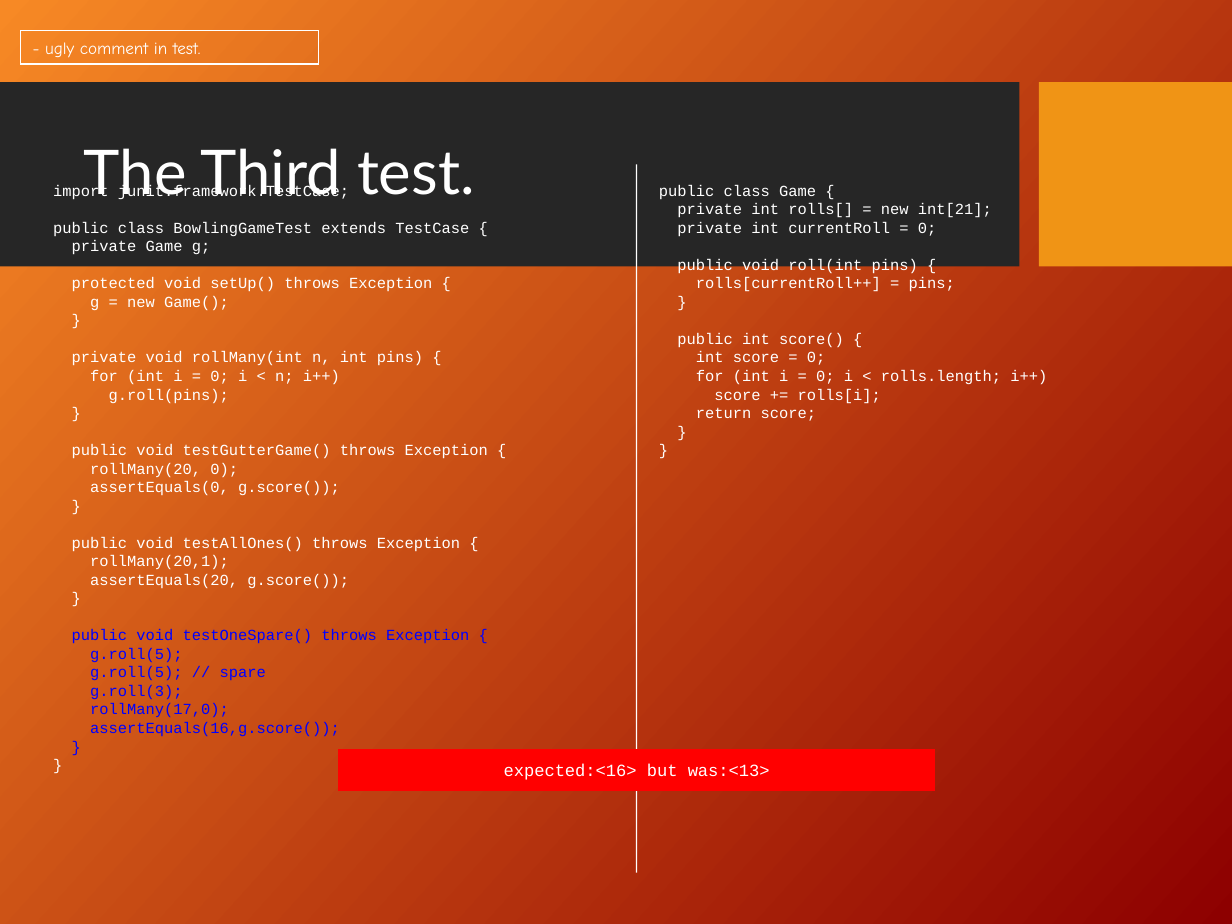
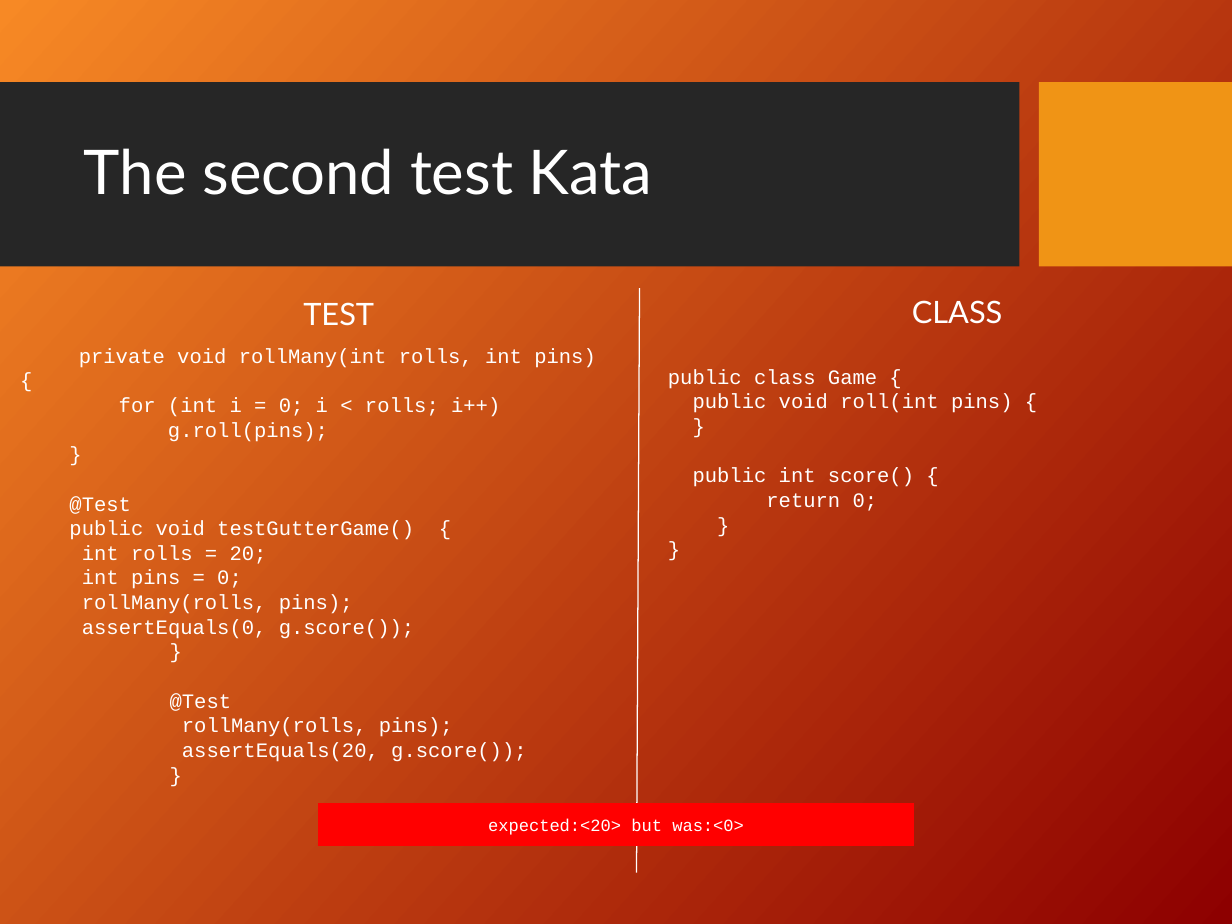
Before and after one commit to dkneuma/BowlingGame, a slide deck: slide 31 of Documentation/Bowling Game Kata.ppt (slide 42 before the commit). Drawn at 1232x924 pixels with LibreOffice and Linux fonts; fonts in the diff are those of the drawing; background and template pictures are left out. Boxes give left, top, right and bottom in pixels: in the first picture for what was removed or moved away, otherwise in the second. Text is boxed around its words. In the diff, an @@ line names an element or a change of style, - is before the commit and + after.

Commit message:
Finished Second Kata

```diff
--- a/Documentation/Bowling Game Kata.ppt
+++ b/Documentation/Bowling Game Kata.ppt
@@ rectangle removed at [21,31,319,64] @@
-- ugly comment in test.
@@ title at [84,148,653,195]: text changed @@
-The Third test.
+The second test Kata
@@ text removed at [659,185,1047,421] @@
-public class Game {
-private int rolls[] = new int[21];
-private int currentRoll = 0;
-public void roll(int pins) {
-rolls[currentRoll++] = pins;
-}
-public int score() {
-int score = 0;
-for (int i = 0; i < rolls.length; i++)
-score += rolls[i];
-return score;
-}
-}
@@ line moved from (637, 164) - (637, 872) to (639, 288) - (637, 872) @@
@@ text added at [303,302,374,326], 18 pt, text #FFFFFF @@
+TEST
@@ text added at [912,300,1003,324], 18 pt, text #FFFFFF @@
+CLASS
@@ text "private void rollMany(int rolls, int ...": place and size @@
-text "private void rollMany(int rolls, int ..." at [53,184,488,737]
+text "private void rollMany(int rolls, int ..." at [69,348,596,762]
@@ text at [79,348,596,417]: text changed; size 9 to 12 pt @@
-import junit.framework.TestCase;
-public class BowlingGameTest extends TestCase {
-private Game g;
-protected void setUp() throws Exception {
-g = new Game();
-}
-private void rollMany(int n, int pins) {
-for (int i = 0; i < n; i++)
+private void rollMany(int rolls, int pins) {
+for (int i = 0; i < rolls; i++)
@@ text added at [668,369,1013,511], 12 pt, text #FFFFFF @@
+public class Game {
+public void roll(int pins) {
+}
+public int score() {
+return 0;
+}
+}
@@ text at [82,422,526,762]: size 9 to 12 pt in "g.roll(pins);", "}", "assertEquals(0, g.score());", "}" and 2 more places; list level 1 to 2 in "assertEquals(0, g.score());" @@
@@ text at [69,496,414,614]: text changed; size 9 to 12 pt @@
-public void testGutterGame() throws Exception {
-rollMany(20, 0);
+@Test
+public void testGutterGame() {
+  int rolls = 20;
+  int pins = 0;
+  rollMany(rolls, pins);
@@ text at [72,629,469,737]: paragraphs removed @@
-public void testOneSpare() throws Exception {
-g.roll(5);
-g.roll(5); // spare
-g.roll(3);
-rollMany(17,0);
-assertEquals(16,g.score());
-}
-}
@@ text at [170,693,453,737]: text changed; size 9 to 12 pt @@
-public void testAllOnes() throws Exception {
-rollMany(20,1);
+@Test
+rollMany(rolls, pins);
@@ rectangle "expected:<20> but was:<0>": place and size @@
-rectangle "expected:<20> but was:<0>" at [339,749,934,790]
+rectangle "expected:<20> but was:<0>" at [318,804,913,845]
@@ text in rectangle at [488,818,744,835]: text changed @@
-expected:<16> but was:<13>
+expected:<20> but was:<0>
```
Also in this commit, not shown: 13 other slides changed, 4 slides added, 24 slides removed, 7 other files.
